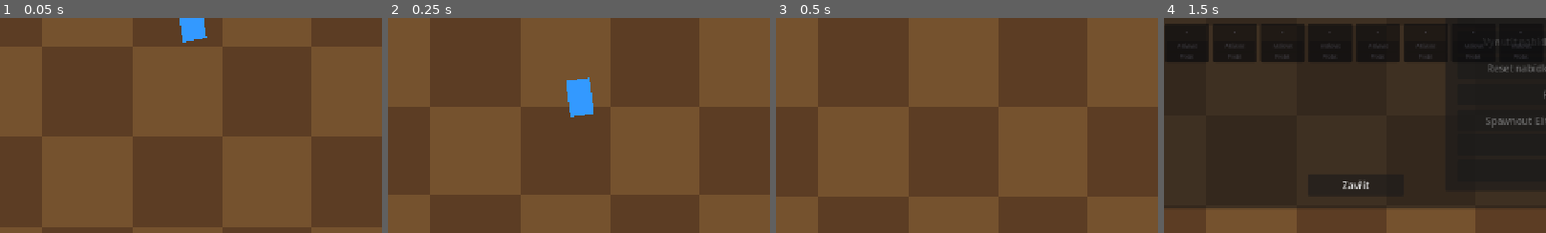
Above: before the commit, frames 1-4 (left to right).
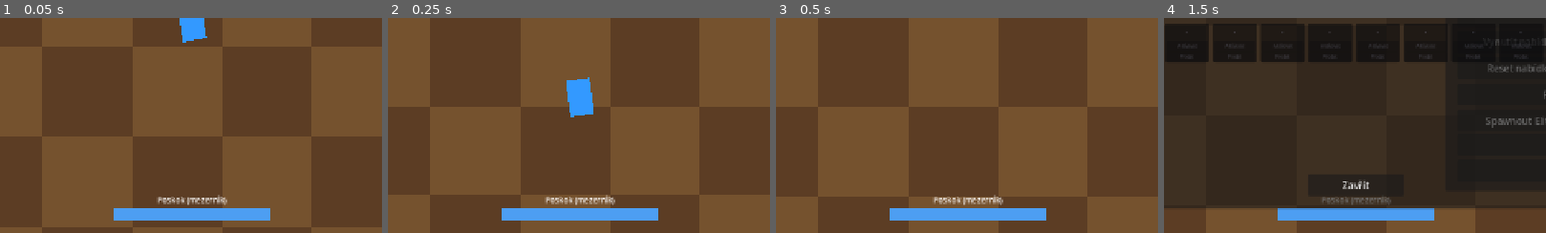
Above: after the commit, the same moments.

Repository: Wazzbi/auto-battler
Game: Godot game, scene res://scenes/main.tscn
Same seed, same stepped clock (60 frames per second), same inputs: the game is played once before the commit and once after it.
Inputs (mouse positions are % of the whole screen's width and height, from its top left):
- Up to frame 1 (0.05 s): no input
- Up to frame 2 (0.25 s): no input
- Up to frame 3 (0.5 s): no input
- Up to frame 4 (1.5 s): click (5, 8) at 0.5 s; click "Debug" at 1.25 s
The pictures show only the part of the screen within x 25-75%, y 50-100%; the shares and areas given below are measured in that part.

The runs differ from the first frame. In frame 1, 2.8% of the frame differs, in the area x 29-71%, y 82-95%; in frame 2, 2.8%; in frame 3, 2.8%; in frame 4, 2.6%.

Commit message:
Přidat Poskok (Dash) na mezerník s dobíjecím barem v HUD
Mezerník okamžitě přesune hráče o dash_distance (150px) ve směru aktuálního
pohybu (nebo posledního směru pohybu, drží-li hráč zrovna žádnou pohybovou
klávesu). Dobíjení 5 sekund (dash_cooldown), během kterých je další poskok
no-op. Okamžitý přesun místo tweenu - žádná kolize s per-frame pohybem v
_process(), a hra beztak nemá kolizní vrstvy.

HUD: nový dobíjecí bar dole uprostřed obrazovky (podle přiložené skici) -
nadpis "Poskok (mezerník)" nad barem, ať hráč hned ví, jakou klávesou
poskok aktivovat. Bar se plní, jak se dash_cooldown_timer blíží k 0.

Co-Authored-By: Claude Sonnet 5 <noreply@anthropic.com>

Diff:
--- a/project.godot
+++ b/project.godot
@@ -44,6 +44,11 @@
 , Object(InputEventKey,"resource_local_to_scene":false,"resource_name":"","device":-1,"window_id":0,"alt_pressed":false …(186 unchanged characters)…
 ]
 }
+dash={
+"deadzone": 0.2,
+"events": [Object(InputEventKey,"resource_local_to_scene":false,"resource_name":"","device":-1,"window_id":0,"alt_pressed":false,"shift_pressed":false,"ctrl_pressed":false,"meta_pressed":false,"pressed":false,"keycode":0,"physical_keycode":32,"key_label":0,"unicode":0,"location":0,"echo":false,"script":null)
+]
+}
 
 [display]
 
--- a/scenes/player/player.gd
+++ b/scenes/player/player.gd
@@ -48,6 +48,16 @@
 ## roste přes schopnosti/itemy (viz get_crit_chance()).
 const CRIT_DAMAGE_MULTIPLIER: float = 2.0
 @export var move_speed: float = 60.0 # px/s volného 2D pohybu podle vstupu (viz _process())
+## Poskok (Dash) - okamžitý přesun o `dash_distance` pixelů ve směru pohybu,
+## aktivace mezerníkem (viz project.godot's "dash" input action). Explicit
+## user request 2026-09-28, včetně skici dobíjecího baru v HUD (viz
+## hud.tscn's DashLabel/DashCooldownBar, hud.gd's _update_dash_cooldown_bar()).
+## Okamžitý posun (ne tween) - jednodušší, žádná kolize s per-frame pohybem
+## v _process() níže, a hra beztak nemá žádné kolizní vrstvy (viz "Combat
+## resolution is distance-based" v CLAUDE.md), takže "prokliknutí" skrz
+## nepřítele není o nic problematičtější než normální pohyb.
+@export var dash_distance: float = 150.0
+@export var dash_cooldown: float = 5.0
 @export var projectile_scene: PackedScene
 @export var impact_effect_scene: PackedScene
 ## Vizuál pro schopnost "Orbitální bombardování" (trigger "time_elapsed",
@@ -65,6 +75,13 @@
 var max_hp: float
 var hp: float
 var cooldown_timer: float = 0.0
+## Odpočítává od dash_cooldown k 0 - HUD (DashCooldownBar) z něj přímo čte
+## přes get_dash_cooldown_ratio() na 0.0 (právě použito) - 1.0 (připraveno).
+var dash_cooldown_timer: float = 0.0
+## Směr posledního NENULOVÉHO pohybového vstupu - použije se jako směr
+## poskoku, když hráč zrovna nedrží žádnou pohybovou klávesu (mezerník sám o
+## sobě nic o směru neříká). Výchozí doprava, než se hráč poprvé pohne.
+var _last_move_direction: Vector2 = Vector2.RIGHT
 ## X pozice konce levelu - najde se automaticky přes uzel ve skupině "level_end".
 ## DORMANTNÍ od top-down pivotu (2026-09-27): žádný kód už tuhle hodnotu
 ## nečte (volný 2D pohyb nemá jednoosý strop), ale pole i vyhledání v
@@ -272,6 +289,12 @@
 	# může střílet A hýbat se zároveň (Vampire Survivors styl).
 	var input_dir := Input.get_vector("move_left", "move_right", "move_up", "move_down")
 	global_position += input_dir * move_speed * delta
+	if input_dir != Vector2.ZERO:
+		_last_move_direction = input_dir.normalized()
+
+	dash_cooldown_timer = maxf(dash_cooldown_timer - delta, 0.0)
+	if Input.is_action_just_pressed("dash"):
+		_try_dash()
 
 	cooldown_timer -= delta
 	var targets := _find_nearest_enemies(get_target_count())
@@ -279,6 +302,27 @@
 		for target in targets:
 			_shoot(target)
 		cooldown_timer = 1.0 / max(get_attack_speed(), 0.01)
+
+
+## Okamžitě přesune hráče o dash_distance ve směru aktuálního pohybového
+## vstupu (nebo _last_move_direction, drží-li hráč zrovna žádnou pohybovou
+## klávesu) a spustí dobíjení. No-op, dokud dash_cooldown_timer neklesne na 0.
+func _try_dash() -> void:
+	if dash_cooldown_timer > 0.0:
+		return
+
+	var input_dir := Input.get_vector("move_left", "move_right", "move_up", "move_down")
+	var direction: Vector2 = input_dir.normalized() if input_dir != Vector2.ZERO else _last_move_direction
+	global_position += direction * dash_distance
+	dash_cooldown_timer = dash_cooldown
+
+
+## 0.0 (právě použito) - 1.0 (plně dobito/připraveno) - HUD (DashCooldownBar)
+## z toho přímo počítá plnění baru, stejná "roste s dobíjením" logika jako
+## cooldown bary v jiných hrách (prázdný hned po použití, plný když je
+## schopnost připravená).
+func get_dash_cooldown_ratio() -> float:
+	return 1.0 - dash_cooldown_timer / dash_cooldown
 
 
 ## Vrátí až `count` nejbližších nepřátel v dosahu, seřazené od nejbližšího.
--- a/scenes/ui/hud.gd
+++ b/scenes/ui/hud.gd
@@ -58,6 +58,12 @@
 @onready var xp_label: Label = $Control/XPBar/XPLabel
 @onready var gold_label: Label = $Control/GoldLabel
 @onready var scrap_label: Label = $Control/ScrapLabel
+## Poskok (Dash) - dobíjecí bar dole uprostřed obrazovky (explicit user
+## request 2026-09-28, včetně skici rozložení). Plní se, jak dash_cooldown_
+## timer v player.gd dobíhá k 0 (viz get_dash_cooldown_ratio()/
+## _update_dash_cooldown_bar() níže) - prázdný hned po použití, plný, když je
+## poskok připravený.
+@onready var dash_cooldown_bar: ProgressBar = $Control/DashCooldownBar
 
 @onready var shop_panel: Panel = $Control/ShopPanel
 @onready var shop_close_button: Button = $Control/ShopPanel/CloseButton
@@ -259,6 +265,8 @@
 
 
 func _process(delta: float) -> void:
+	_update_dash_cooldown_bar()
+
 	if not _end_screen_countdown_active:
 		return
 	_end_screen_countdown -= delta
@@ -267,6 +275,16 @@
 		_go_to_lobby()
 	else:
 		_update_end_screen_countdown_label()
+
+
+## Volá se KAŽDÝ snímek (ne jen na signál) - na rozdíl od ostatních statů
+## dash_cooldown_timer v player.gd tiká plynule i beze změny, kterou by šlo
+## zachytit signálem, takže bar potřebuje přímé pollování, stejný vzor jako
+## _update_hp_regen_label() dřív u regenerace HP.
+func _update_dash_cooldown_bar() -> void:
+	if player_ref == null:
+		return
+	dash_cooldown_bar.value = player_ref.get_dash_cooldown_ratio() * 100.0
 
 
 ## Zavolá Main po vytvoření hráče, aby se HUD napojil na jeho signály a staty.
--- a/scenes/ui/hud.tscn
+++ b/scenes/ui/hud.tscn
@@ -13,6 +13,9 @@
 
 [sub_resource type="StyleBoxFlat" id="StyleBoxFlat_xp_fill"]
 bg_color = Color(0.85, 0.68, 0.24, 1)
+
+[sub_resource type="StyleBoxFlat" id="StyleBoxFlat_dash_fill"]
+bg_color = Color(0.3, 0.62, 0.95, 1)
 
 [node name="HUD" type="CanvasLayer" unique_id=730099689]
 process_mode = 3
@@ -115,6 +118,27 @@
 offset_top = 108.0
 offset_right = 208.0
 offset_bottom = 416.0
+
+[node name="DashLabel" type="Label" parent="Control"]
+layout_mode = 0
+offset_left = 510.0
+offset_top = 656.0
+offset_right = 770.0
+offset_bottom = 676.0
+theme_override_font_sizes/font_size = 13
+text = "Poskok (mezerník)"
+horizontal_alignment = 1
+
+[node name="DashCooldownBar" type="ProgressBar" parent="Control"]
+layout_mode = 0
+offset_left = 510.0
+offset_top = 680.0
+offset_right = 770.0
+offset_bottom = 700.0
+theme_override_styles/background = SubResource("StyleBoxFlat_bar_bg")
+theme_override_styles/fill = SubResource("StyleBoxFlat_dash_fill")
+value = 100.0
+show_percentage = false
 
 [node name="SurvivalTimeLabel" type="Label" parent="Control" unique_id=439171733]
 layout_mode = 1
Not shown, changed: CLAUDE.md
